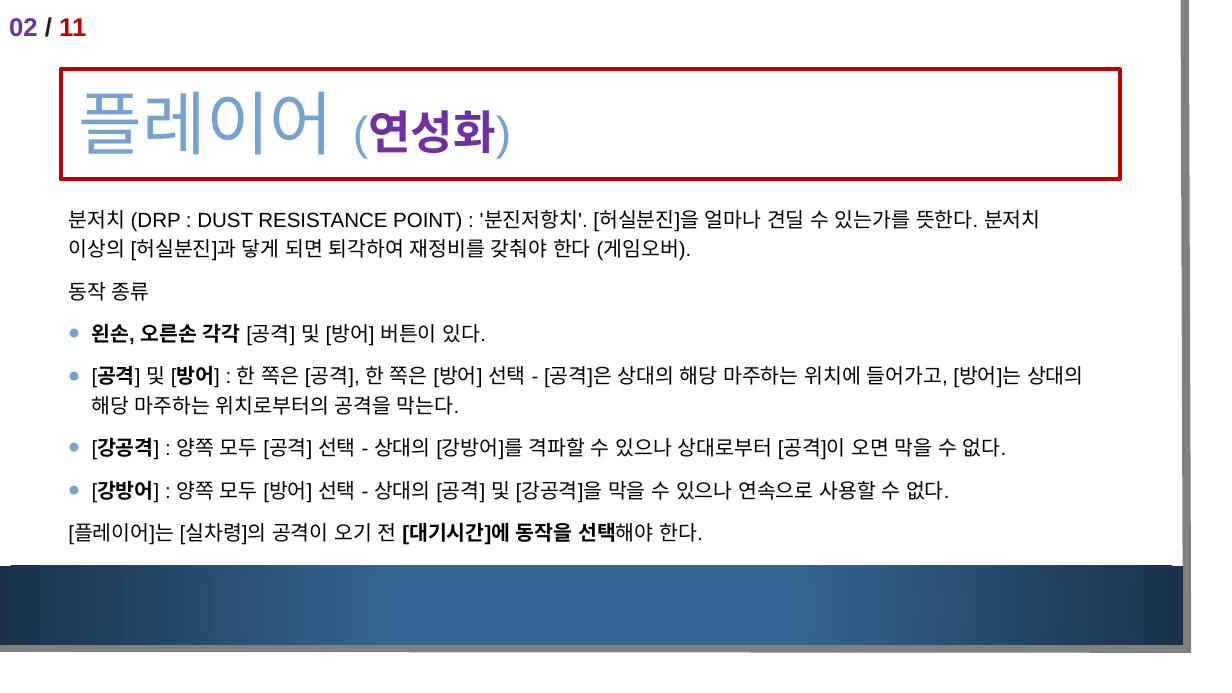
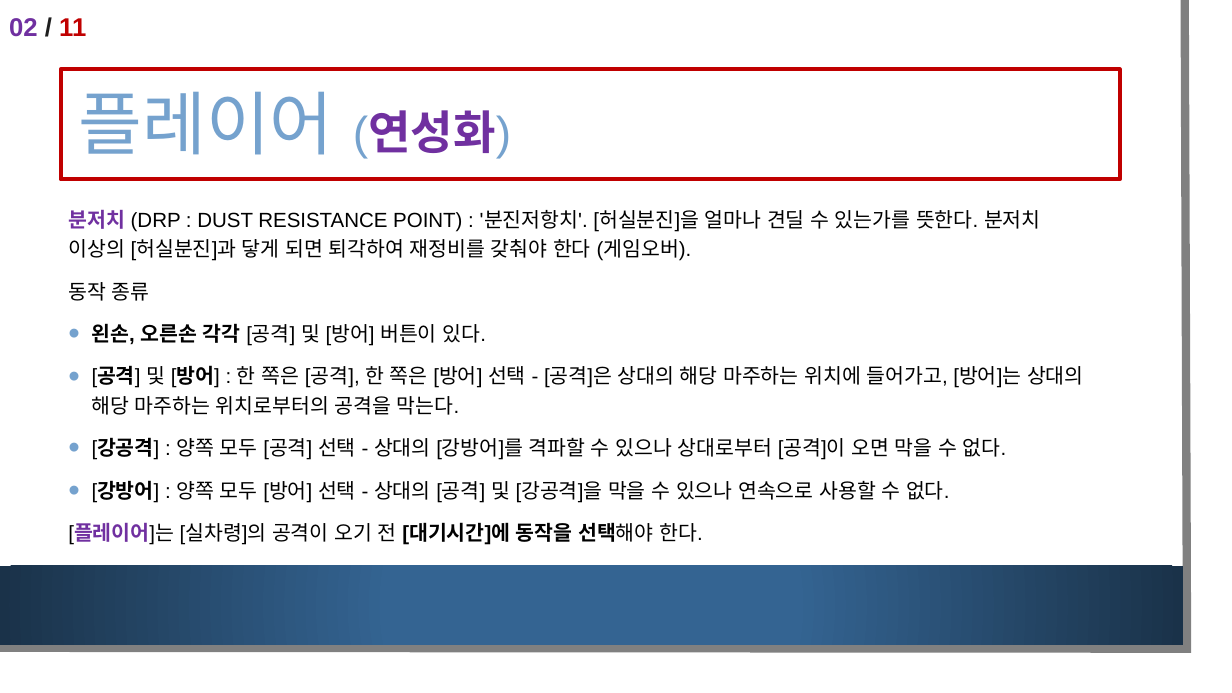
Before and after one commit to pb-wandu/SPGP_2018180040, a slide deck: slide 3 of SPGP 1차 발표.pptx. Drawn at 1232x693 pixels with LibreOffice and Linux fonts; fonts in the diff are those of the drawing; background and template pictures are left out. Boxes give left, top, right and bottom in pixels: in the first picture for what was removed or moved away, otherwise in the second. Text is boxed around its words. In the diff, an @@ line names an element or a change of style, - is before the commit and + after.

```diff
--- a/SPGP 1차 발표.pptx
+++ b/SPGP 1차 발표.pptx
@@ text at [68, 209, 1041, 545]: text colour #000000 to #7030A0, bold on in "분저치", "[플레이어]는" @@
```
Also in this commit, not shown: 1 other slide changed, 3 other files.
